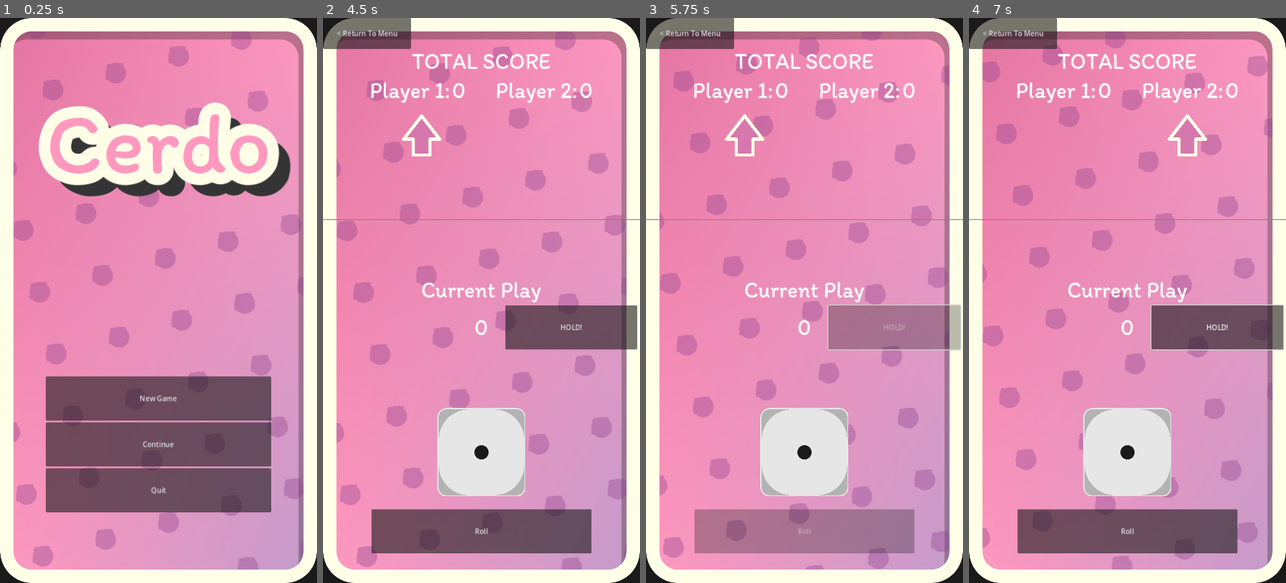
Above: before the commit, frames 1-4 (left to right).
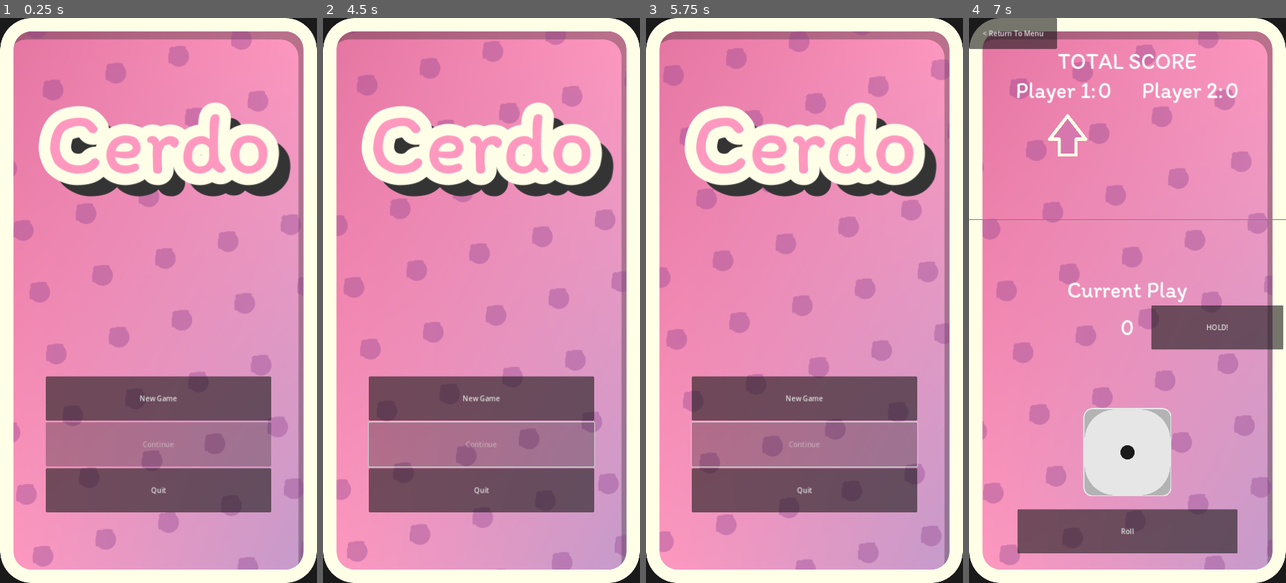
Above: after the commit, the same moments.

Repository: Ghigog/Cerdo
Game: Godot game, scene res://Scenes/mainmenu.tscn
Two runs of this game, one before a commit and one after it. Both use one fixed random seed, a clock stepped at 60 frames per second and the inputs below. Sound files missing from this copy of the repository are replaced by a short silence.
Inputs (mouse positions are in pixels of both pictures, inside the frame that each line leads up to):
- Up to frame 1 (0.25 s): no input
- Up to frame 2 (4.5 s): click "New Game" at 0.5 s; click "Return to Menu" at 1.25 s; click "New Game" at 2 s; click "Play" at 2.75 s; click "< Return To Menu" at 3.5 s; click (481, 441) at 4.25 s, where only the run before the commit has a clickable "Continue"
- Up to frame 3 (5.75 s): click (893, 328) at 5 s, where only the run before the commit has a clickable "HOLD!"
- Up to frame 4 (7 s): click (1127, 396) at 5.75 s, where only the run after the commit has a clickable "New Game"; click (1127, 419) at 6.5 s, where only the run after the commit has a clickable "Play"

The runs differ from the first frame. In frame 1, 5.6% of the frame differs, in the area x 14-86%, y 71-80%; in frame 2, 41%; in frame 3, 42%, in the area x 0-100%, y 0-98%; in frame 4, 13%.

Commit message:
Disable Continue Button when there is no game in progress

Diff:
--- a/Scripts/game.gd
+++ b/Scripts/game.gd
@@ -103,6 +103,7 @@
 func hold_button_functionality():
 	toggle_button_disabled(true)
 	hold_particles.emitting = false
+	Global.is_game_in_progress = true
 	Global.save_game()
 	refresh_turn_icon()
 	if Global.player_scores[Global.turn] >= 100:
--- a/Scripts/global.gd
+++ b/Scripts/global.gd
@@ -8,6 +8,8 @@
 ]
 # Can either be 0 (for player one) or 1 (for player two)
 var turn: int = 0
+
+var is_game_in_progress = false
 
 #Variables for IA
 var second_player = 0
@@ -30,14 +32,16 @@
 		"Dice" : [
 			0,
 			0
-		]
+		],
+		"IsGameInProgress": false
 	}
 
 func generate_save_dict():
 	return {
 		"PlayerScores" : player_scores,
 		"Turn" : turn,
-		"Dice" : player_dice
+		"Dice" : player_dice,
+		"IsGameInProgress": is_game_in_progress,
 	}
 
 func save_game():
@@ -48,8 +52,12 @@
 	print("saved: ", json_string)
 
 
+func save_game_exists():
+	return FileAccess.file_exists(SAVE_PATH)
+
+
 func load_game():
-	if !FileAccess.file_exists(SAVE_PATH):
+	if !save_game_exists():
 		return new_save()
 	else:
 		var saveFile = FileAccess.open_encrypted_with_pass(SAVE_PATH, FileAccess.READ, PASSWORD)
@@ -72,4 +80,6 @@
 	player_scores = loaded_vars["PlayerScores"]
 	var is_both_scores_0 = player_scores[0] == 0 and player_scores[1] == 0
 	turn = 0 if is_both_scores_0 else loaded_vars["Turn"]
-	player_dice = loaded_vars.get("Dice", new_save()["Dice"])
+	var default_values = new_save()
+	player_dice = loaded_vars.get("Dice", default_values["Dice"])
+	is_game_in_progress = loaded_vars.get("IsGameInProgress", default_values["IsGameInProgress"])
--- a/Scripts/mainmenu.gd
+++ b/Scripts/mainmenu.gd
@@ -1,8 +1,15 @@
 extends Control
+
+@onready var continue_button = $CanvasLayer/VBoxContainer/ContinueButton
 
 # Called when the node enters the scene tree for the first time.
 func _ready():
-	pass
+	var save_exists = Global.save_game_exists()
+	if !save_exists:
+		continue_button.disabled = true
+	else:
+		Global.load_variables(false)
+		continue_button.disabled = !Global.is_game_in_progress
 
 
 # Called every frame. 'delta' is the elapsed time since the previous frame.
